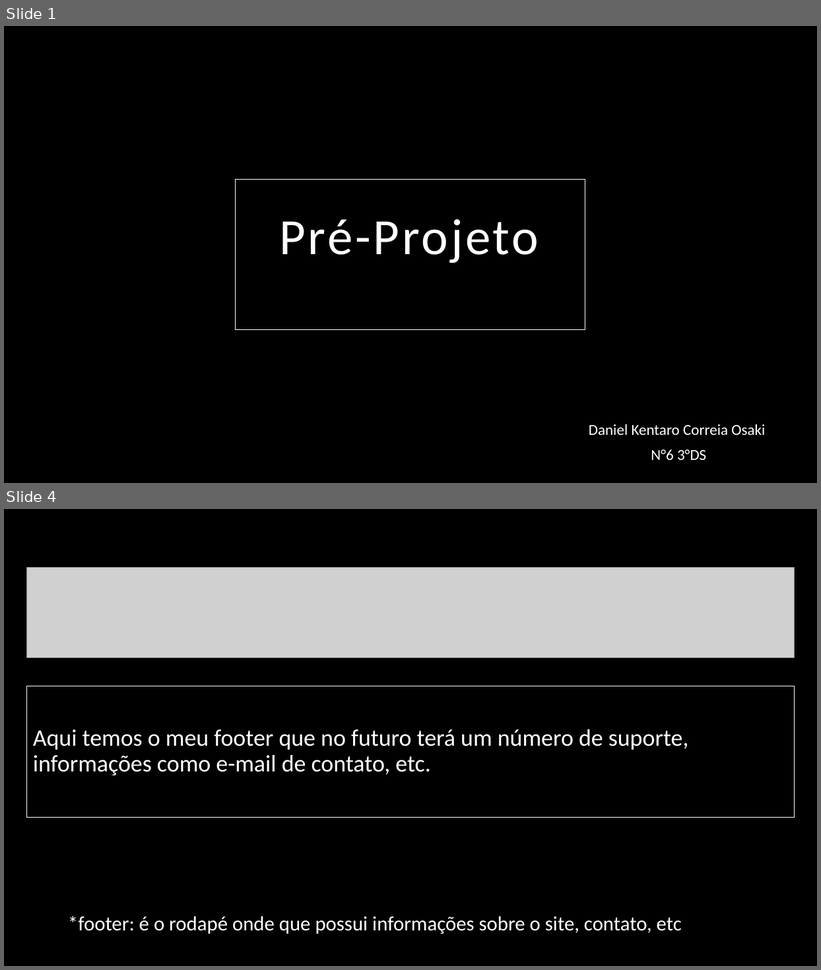
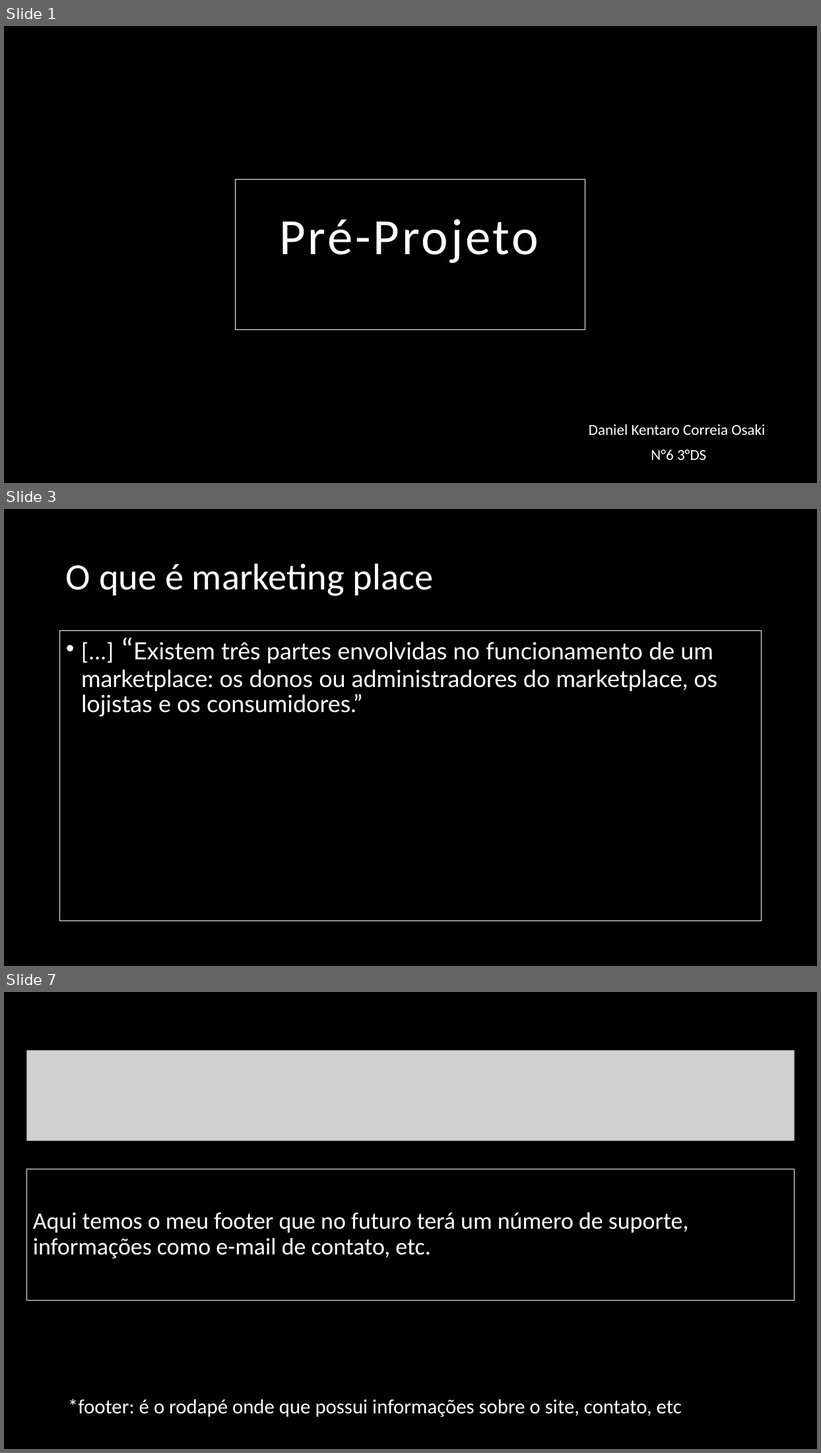
Before and after one commit to DANIELKENTARO/3-ano-analise, a slide deck: Pré-Projeto.pptx. Shown one above the other, each under a label of ours: slides 1 and 4 before the commit, slides 1, 3 and 7 after it; the slides between them are not shown. The pictures are 821x970 and 821x1453 pixels, drawn with LibreOffice and Linux fonts; fonts in the diff are those of the drawing; grey boxes stand for pictures. Boxes give left, top, right and bottom in pixels: in the first picture for what was removed or moved away, otherwise in the second. Text is boxed around its words. In the diff, an @@ line names an element or a change of style, - is before the commit and + after.

```diff
--- a/Pré-Projeto.pptx
+++ b/Pré-Projeto.pptx
@@ slide 3 added at <box>4,509,817,966</box>, background #000000 @@
@@ title added at <box>66,563,433,596</box>, 44 pt, text #FFFFFF @@
+O que é marketing place
@@ text added at <box>60,631,762,921</box>, outline #FFFFFF 0.75 pt, 28 pt, text #FFFFFF @@
+• [...] “Existem três partes envolvidas no funcionamento de um marketplace: os donos ou administradores do marketplace, os lojistas e os consumidores.”
@@ what was slide 4 is now slide 7 @@
```
Also in this commit, not shown: 3 slides changed, 4 other slides added, 1 slide removed.
